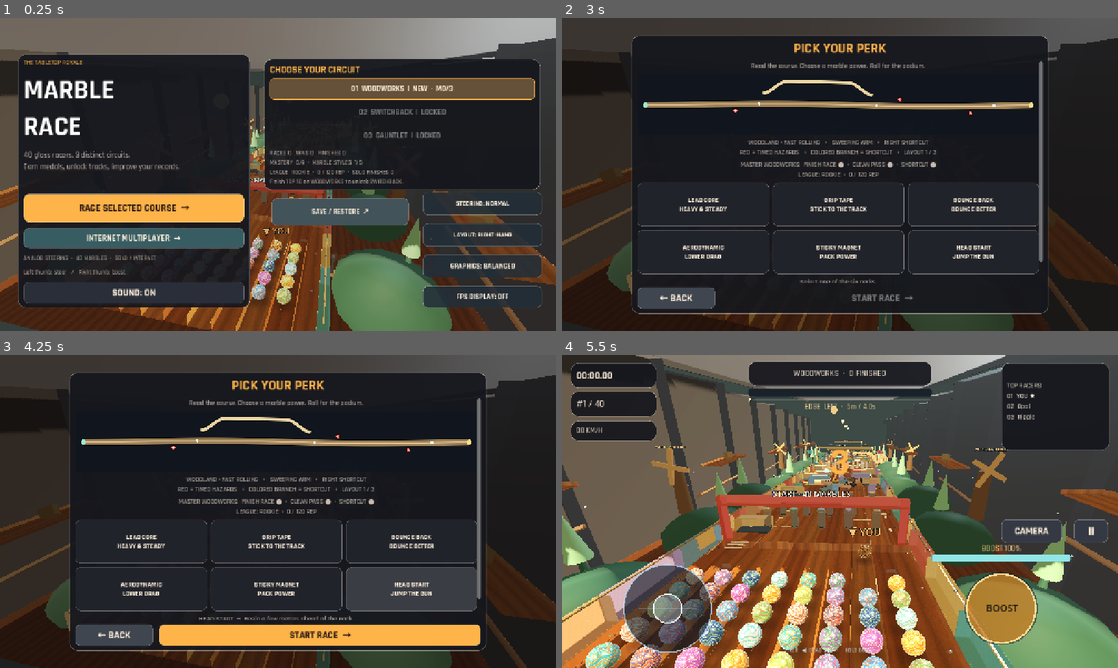
Above: before the commit, frames 1-4 (two rows, left to right).
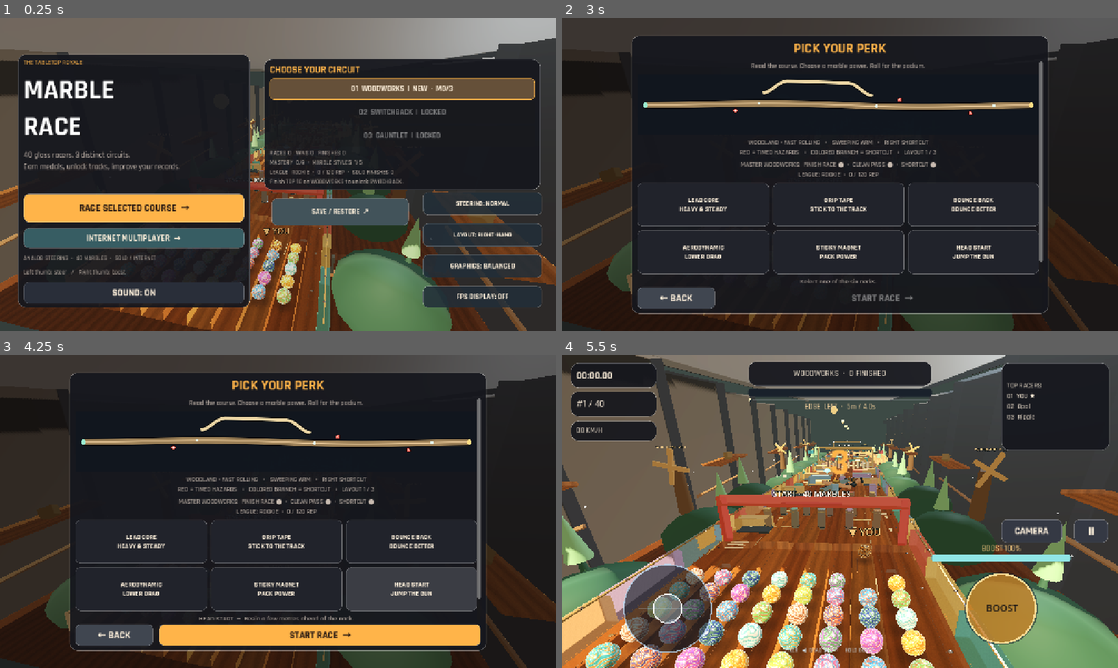
Above: after the commit, the same moments.

Repository: dbrckk/Marble-race-
Game: Godot game, scene res://scenes/main.tscn
The game is run twice, just before and just after one commit, with the same random seed, the same clock (stepped at 60 frames per second) and the same inputs.
Inputs:
- Up to frame 1 (0.25 s): no input
- Up to frame 2 (3 s): click "STEERING: NORMAL" at 0.5 s; click "01 WOODWORKS | NEW · M0/3" at 1.25 s; click "01 WOODWORKS | NEW · M0/3" at 2 s; click "RACE SELECTED COURSE →" at 2.75 s
- Up to frame 3 (4.25 s): click "HEAD START JUMP THE GUN" at 3.5 s
- Up to frame 4 (5.5 s): click "HEAD START JUMP THE GUN" at 4.25 s; click "START RACE →" at 5 s

The runs differ from the first frame. In frame 1, 0.2% of the frame differs, in the area x 21-81%, y 32-100%; in frame 2, 0.5%; in frame 3, 0.5%; in frame 4, 2.0%, in the area x 0-100%, y 1-100%.

Commit message:
Add true biome-specific 3D course relief with matching physical and GPU instanced road slopes

Diff:
--- a/scripts/track_path.gd
+++ b/scripts/track_path.gd
@@ -4,8 +4,31 @@
 ## are unchanged. Fade both ends for safe start grid and finish alignment.
 const COURSE_START_Z := 12.0
 const COURSE_SPAN := 210.0
-const AMPLITUDES := [0.85,1.45,2.15]
-const WAVELENGTHS := [34.0,28.0,25.0]
+# The geometry and physics share these relief curves, rather than drawing
+# a fake rollercoaster behind a perfectly flat racing surface.
+const AMPLITUDES := [1.1,1.9,2.65]
+const WAVELENGTHS := [32.0,28.0,26.0]
+const BASE_SLOPE := 0.085
+const RELIEF_AMPLITUDES := [0.55,1.10,1.45]
+const RELIEF_CYCLES := [1.45,2.0,2.5]
+const RELIEF_PHASES := [0.06,0.13,0.22]
+
+static func height_at(z: float, track: int) -> float:
+    # A continuous smooth physical course profile. Fade to the original
+    # downhill grade at BOTH endpoints so the grid and finish remain level
+    # with their exterior surroundings and the route stays traversable.
+    var selected: int = clampi(track,0,2)
+    var progress: float = clampf((COURSE_START_Z-z)/COURSE_SPAN,0.0,1.0)
+    var envelope: float = pow(sin(PI*progress),2.0)
+    var crest: float = RELIEF_AMPLITUDES[selected]*envelope*sin(
+        TAU*(RELIEF_CYCLES[selected]*progress+RELIEF_PHASES[selected]))
+    return z*BASE_SLOPE+crest
+
+static func grade_at(z: float, track: int) -> float:
+    # Local derivative determines the angle of every *physical* plank,
+    # safety rail, shortcut deck and visual decoration. Finite differences
+    # avoid mismatched hand-coded derivative and sample an exact same curve.
+    return (height_at(z+0.5,track)-height_at(z-0.5,track))
 
 static func center_at(z: float, track: int) -> float:
     var which: int = clampi(track,0,2)
